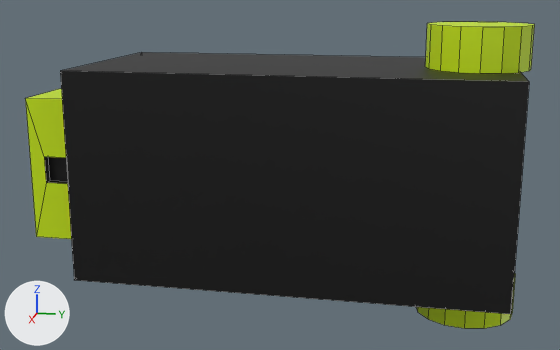
Renders of the OBJ model Navigation/models/robot.obj from each side of a commit.
The view is the same before and after, from a camera (50 mm lens) standing at (2.23, -0.219, 0.524) and looking at (0.005, -0.664, -0.032). Arrows for +X, +Y and +Z are at lower left; the lights stay in place. The first picture is the older version. Mesh edges are drawn as thin lines. Where no turn or scale is listed for an object, it has been applied to the vertices.

Names of what the first picture shows: 'Robot'.
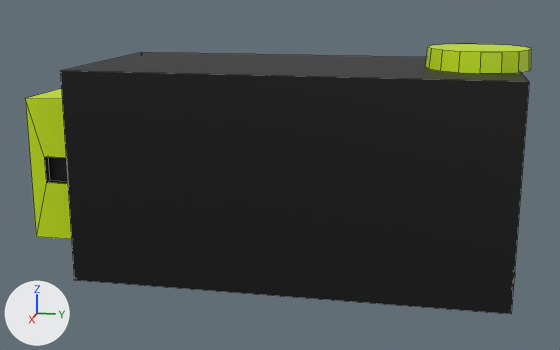
The newer file is also rescaled (x0.67) as a whole; pictures and numbers use the older file's frame.

Scene script edits in JSON lines:
```json
{"block": "me_robot", "where": "# used by ob_robot; location = (0.0, 0.0, 0.0)"}
{"op": "remove", "block": "me_robot", "code": "me_robot.from_pydata(...)  # 88 vertices, 58 faces; spans x -0.302..0.296, y -1.366..0.037, z -0.418..0.418"}
{"op": "add", "block": "me_robot", "code": "me_robot.from_pydata(...)  # 88 vertices, 58 faces; spans x -0.302..0.296, y -1.366..0.037, z -0.354..0.354"}
{"block": "me_robot", "change": "me_robot part 1: all 16 vertices in x -0.146..0.14, y -0.249..0.037, z -0.418 are scaled about their middle by (0.967, 0.967, 1), then moved by (0.0, 0.0, 0.064)"}
{"block": "me_robot", "change": "me_robot part 2: all 16 vertices in x -0.146..0.14, y -0.249..0.037, z 0.418 are scaled about their middle by (0.967, 0.967, 1), then moved by (0.0, 0.0, -0.064)"}
```

Location of each change, (x1, y1, x2, y2) in pixels of the pictures (560 x 350 px; the box of a moved part takes in the faces that stretch with it):
```json
{"object": "Robot", "change": "reshaped", "before": [25, 22, 535, 328], "after": [25, 44, 531, 314], "on screen": "12% shorter"}
{"part": 1, "of": "me_robot", "change": "moved or reshaped", "before": [416, 274, 516, 328], "on screen": "not visible afterwards"}
{"part": 2, "of": "me_robot", "change": "moved or reshaped", "before": [425, 22, 535, 73], "after": [425, 44, 531, 73]}
```
